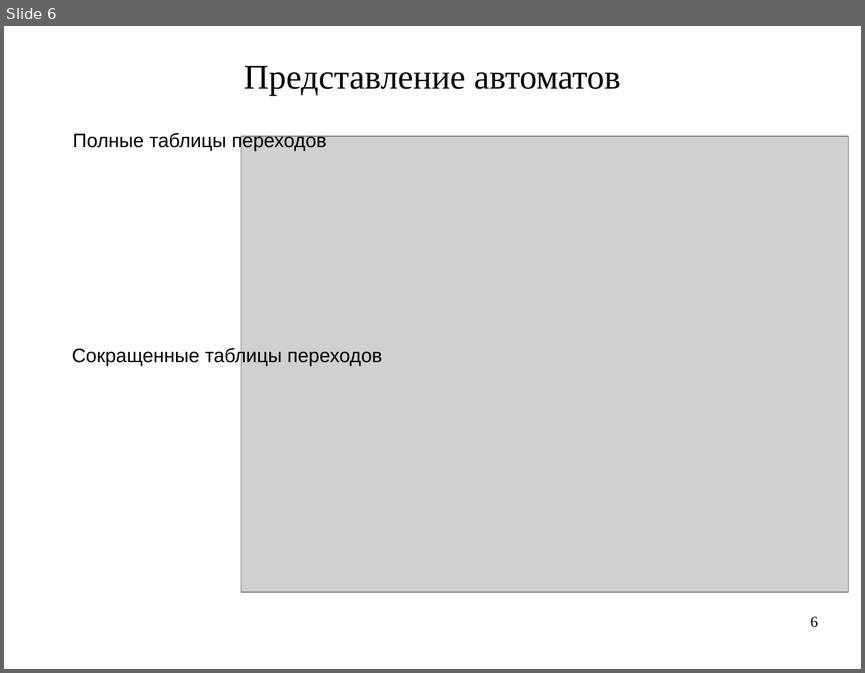
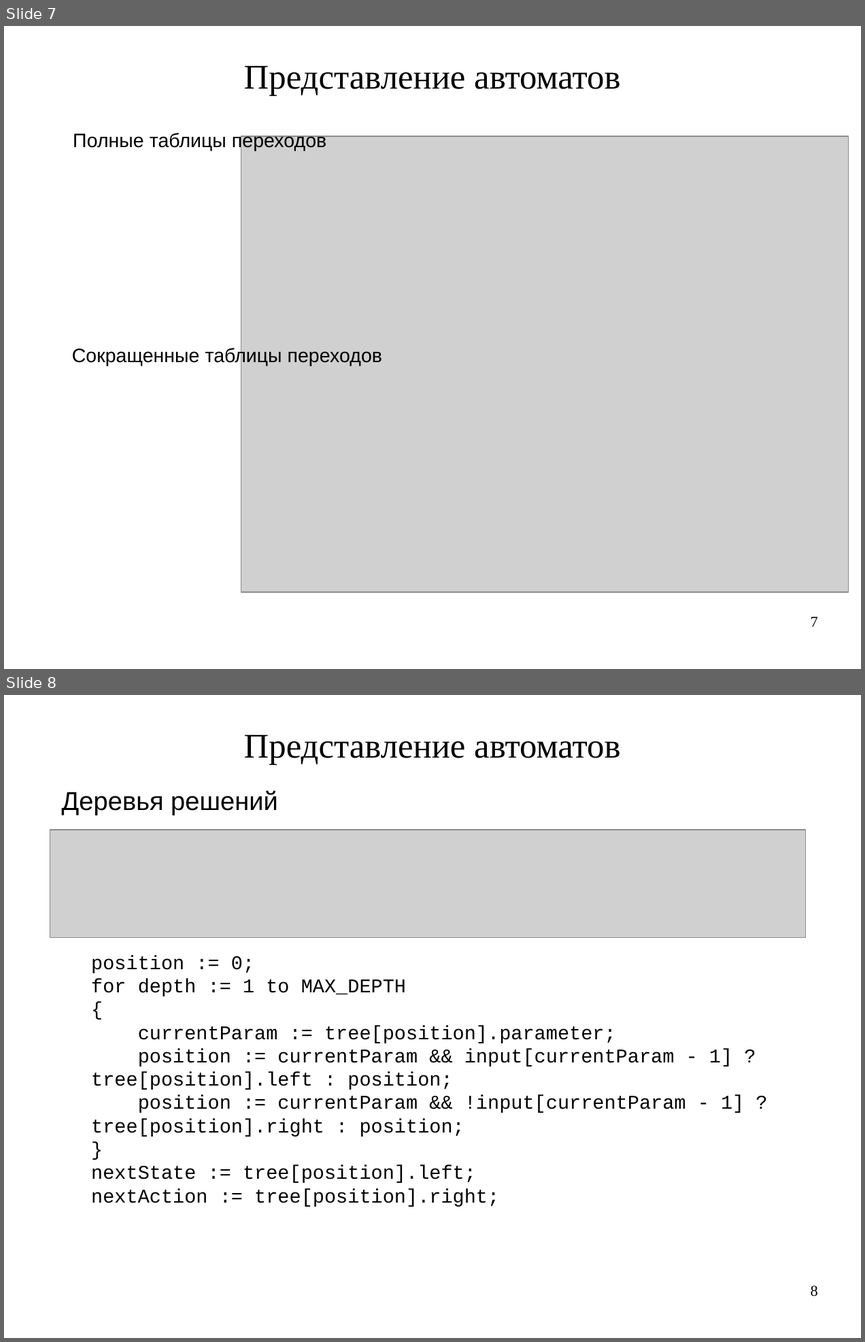
Before and after one commit to artem-bochkarev/master-work, a slide deck: Papers/PresentationKMU.odp. Shown one above the other, each under a label of ours: slide 6 before the commit, slides 7 and 8 after it. The pictures are 865x673 and 865x1342 pixels, drawn with LibreOffice and Linux fonts; fonts in the diff are those of the drawing; grey boxes stand for pictures. Boxes give left, top, right and bottom in pixels: in the first picture for what was removed or moved away, otherwise in the second. Text is boxed around its words. In the diff, an @@ line names an element or a change of style, - is before the commit and + after.

```diff
--- a/Papers/PresentationKMU.odp
+++ b/Papers/PresentationKMU.odp
@@ slide 8 added at [4,695,861,1338], background #FFFFFF @@
@@ text added at [244,734,620,764], 32 pt, text #000000 @@
+Представление автоматов
@@ text added at [62,790,278,815], 24 pt, text #000000 @@
+Деревья решений
@@ picture added at [50,830,806,938] @@
@@ text added at [91,955,744,1206], 18 pt, text #000000 @@
+position := 0;
+for depth := 1 to MAX_DEPTH
+{
+currentParam := tree[position].parameter;
+position := currentParam && input[currentParam - 1] ? tree[position].left : position;
+position := currentParam && !input[currentParam - 1] ? tree[position].right : position;
+}
+nextState := tree[position].left;
+nextAction := tree[position].right;
@@ page number added at [810,1285,818,1296], 14 pt, text #000000 @@
+8
@@ what was slide 6 is now slide 7 @@
@@ page number at [810,616,818,626]: text changed @@
-6
+7
```
Also in this commit, not shown: 12 slides changed, 5 other slides added, 2 slides removed, 6 other files.
